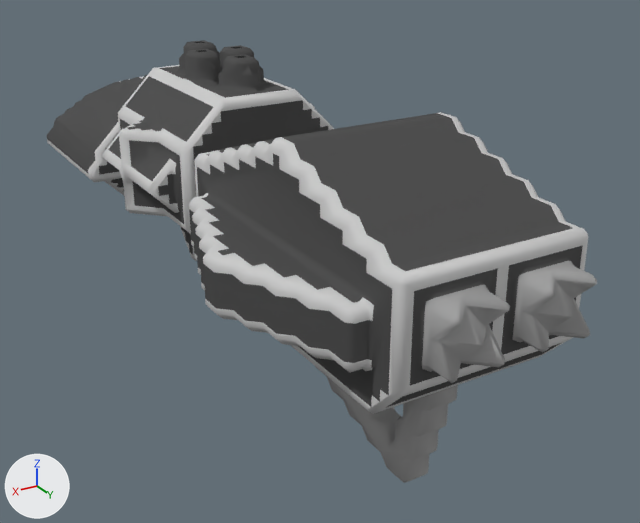
The OBJ model src/jsMain/resources/meshes/diadochi-2-aipaloovik-class.obj as it was, and as the next commit left it.
Camera for both pictures: a camera (50 mm lens) standing at (39.1, 82.0, -59.8) and looking at (-6.1, 6.7, -97.5). The lights are fixed; the arrows at lower left show +X, +Y and +Z. Where no turn or scale is listed for an object, it has been applied to the vertices.

Names of what the first picture shows: 'diadochi-2-aipaloovik-class'.
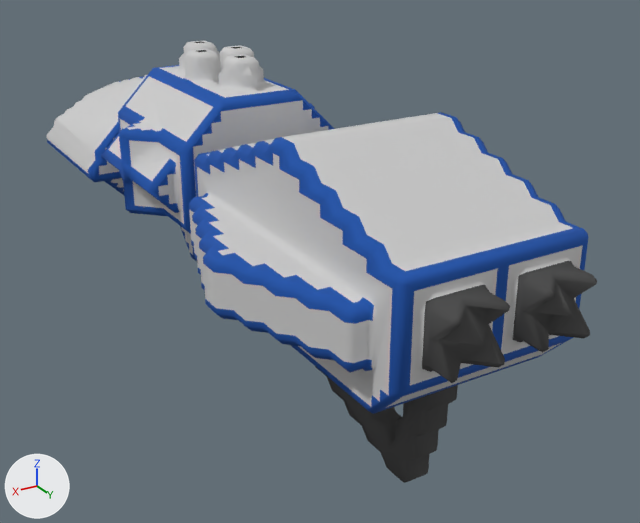
The newer file is also turned or shifted as a whole; pictures and numbers use the older file's frame.

Where the change shows, as pixel boxes [x1, y1, x2, y2] in the pictures (640 x 523 px; the box of a moved part takes in the faces that stretch with it):
part 1 of me_diadochi_2_aipaloovik_class, moved or reshaped
    before: [137, 146, 194, 257]
    after: [134, 155, 146, 166]
part 2 of me_diadochi_2_aipaloovik_class, moved or reshaped
    before: [373, 280, 596, 414]
    after: [440, 280, 572, 364]
part 3 of me_diadochi_2_aipaloovik_class, surface changed
    both: [47, 40, 597, 483]

The edits, one by one:
me_diadochi_2_aipaloovik_class is used by ob_diadochi_2_aipaloovik_class; location (0.0, 0.0, 0.0).
me_diadochi_2_aipaloovik_class had 2607 vertices, 4848 faces and spanned x -14.5..14.5, y -44.0..44.0, z -107.0..-76.0.
me_diadochi_2_aipaloovik_class now has 2603 vertices, 4842 faces and spans x -14.5..14.5, y -44.0..44.0, z -107.0..-76.0.
me_diadochi_2_aipaloovik_class part 1: 14 vertices removed from x -11.0..11.0, y -5.5..9.5, z -97.5..-78.5; 11 vertices added at x -10.0..10.0, y -14.8..7.5, z -97.5..-78.5.
me_diadochi_2_aipaloovik_class part 2: 4 vertices moved from x -5.0..4.5, y 42.5..43.5, z -88.5..-87.5 to x -4.5..5.5, y 42.5..43.5, z -89.5..-87.0; 5 vertices removed from x -6.0..8.0, y 39.0..43.5, z -93.4..-85.5; 3 vertices added at x -4.0..3.0, y 43.0..43.5, z -89.5..-85.5.
me_diadochi_2_aipaloovik_class part 3: 4315 kept faces spanning x -14.5..14.5, y -44.0..44.0, z -107.0..-76.0 get new texture (UV) coordinates.
